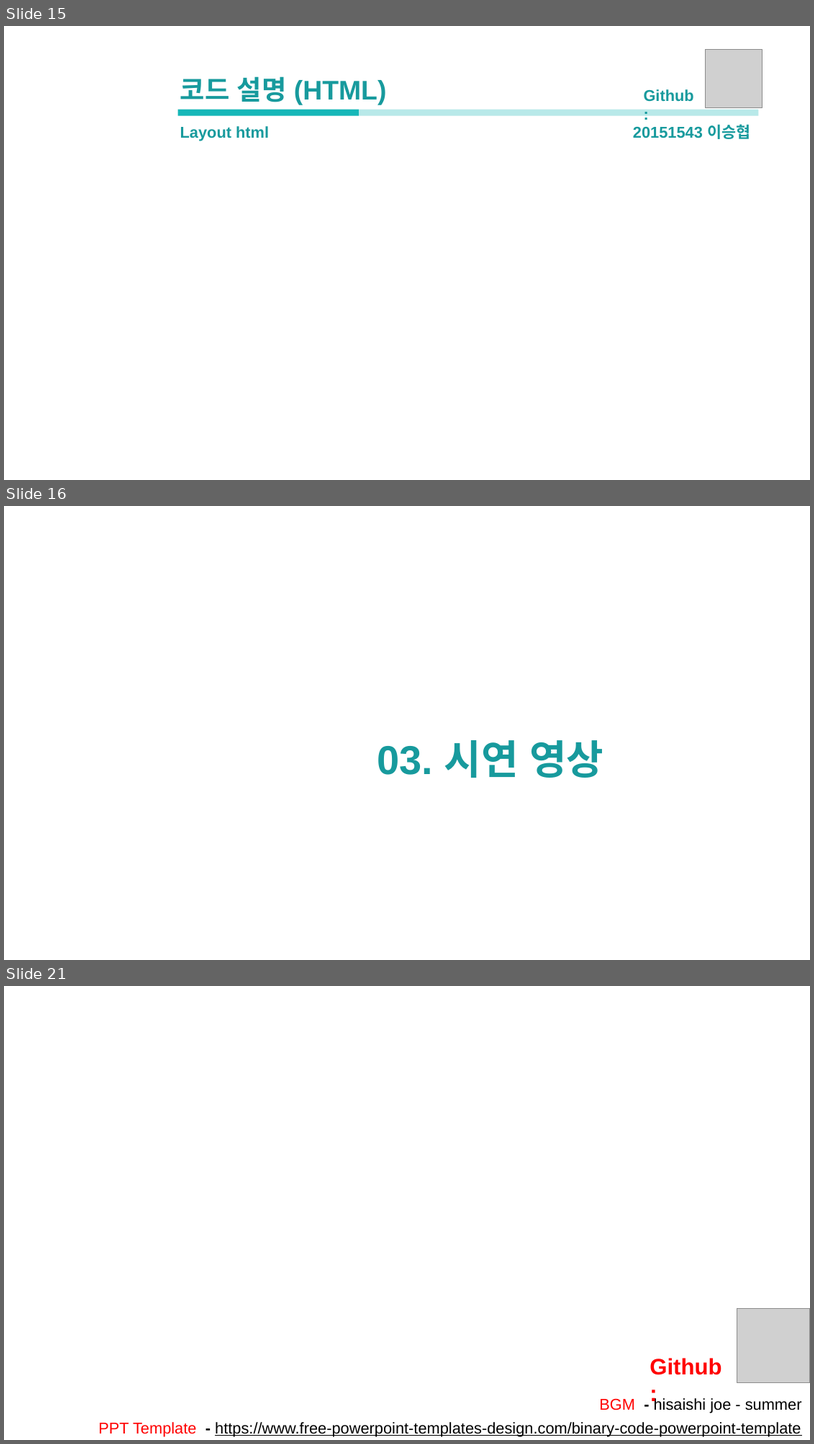
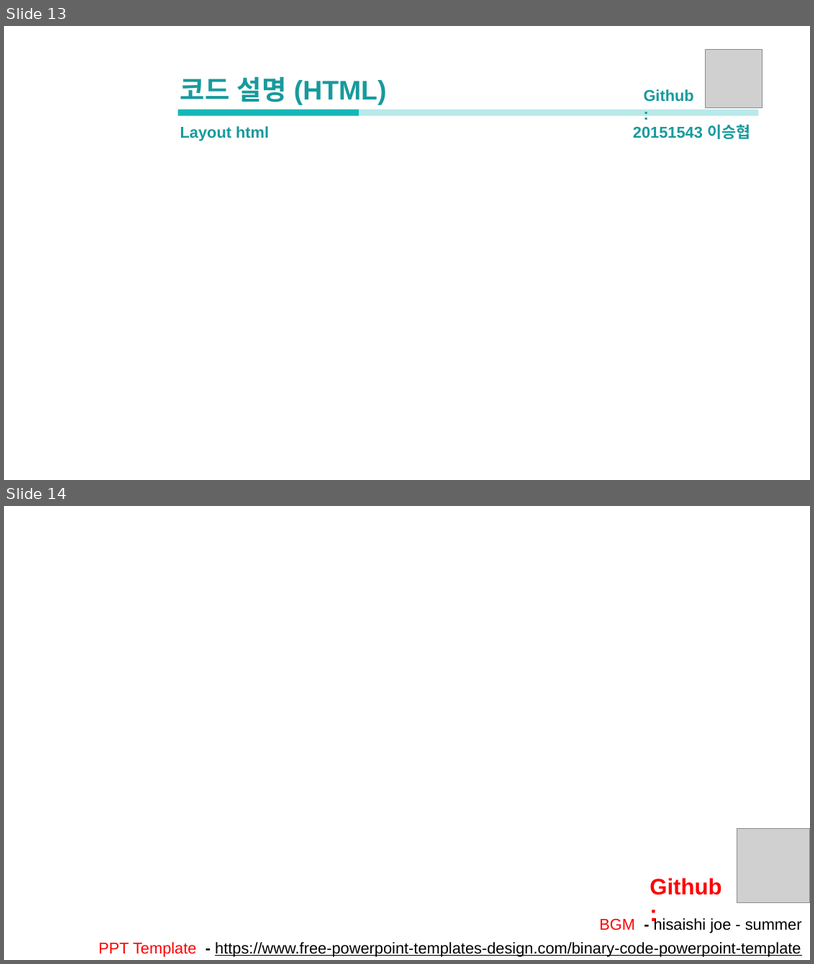
Before and after one commit to mina0502/portfolio, a slide deck: flask/졸업작품(Python_Flask).pptx. Shown one above the other, each under a label of ours: slides 15, 16 and 21 before the commit, slides 13 and 14 after it; the slides between them are not shown. The pictures are 814x1444 and 814x964 pixels, drawn with LibreOffice and Linux fonts; fonts in the diff are those of the drawing; grey boxes stand for pictures; background and template pictures are left out. Boxes give left, top, right and bottom in pixels: in the first picture for what was removed or moved away, otherwise in the second. Text is boxed around its words. In the diff, an @@ line names an element or a change of style, - is before the commit and + after.

```diff
--- a/flask/졸업작품(Python_Flask).pptx
+++ b/flask/졸업작품(Python_Flask).pptx
@@ slide 16 removed at [4, 506, 810, 960], background picture (left out) @@
@@ text removed at [377, 740, 604, 777] @@
-03. 시연 영상
@@ what was slide 15 is now slide 13 @@
@@ what was slide 21 is now slide 14 @@
```
Also in this commit, not shown: 1 slide changed, 6 other slides removed.
